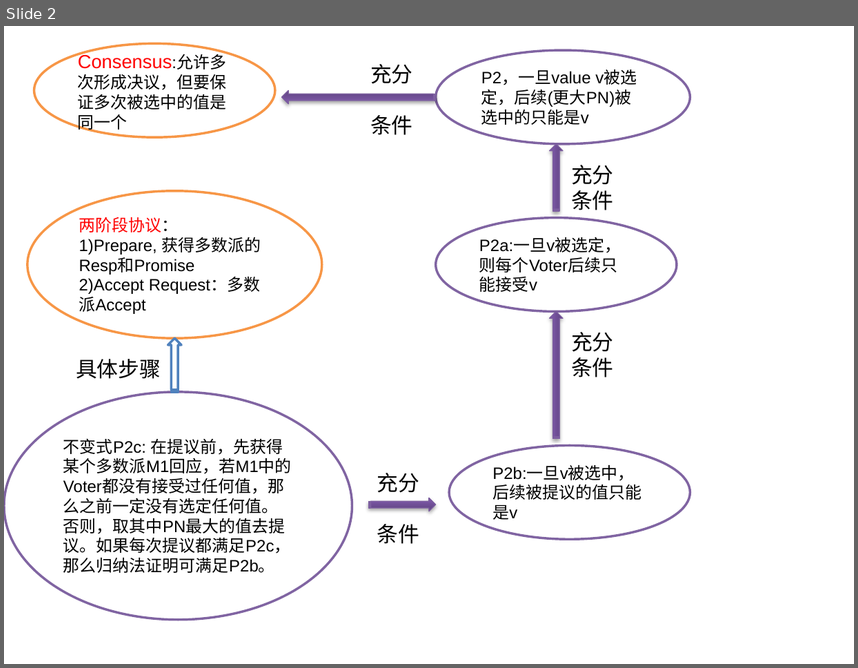
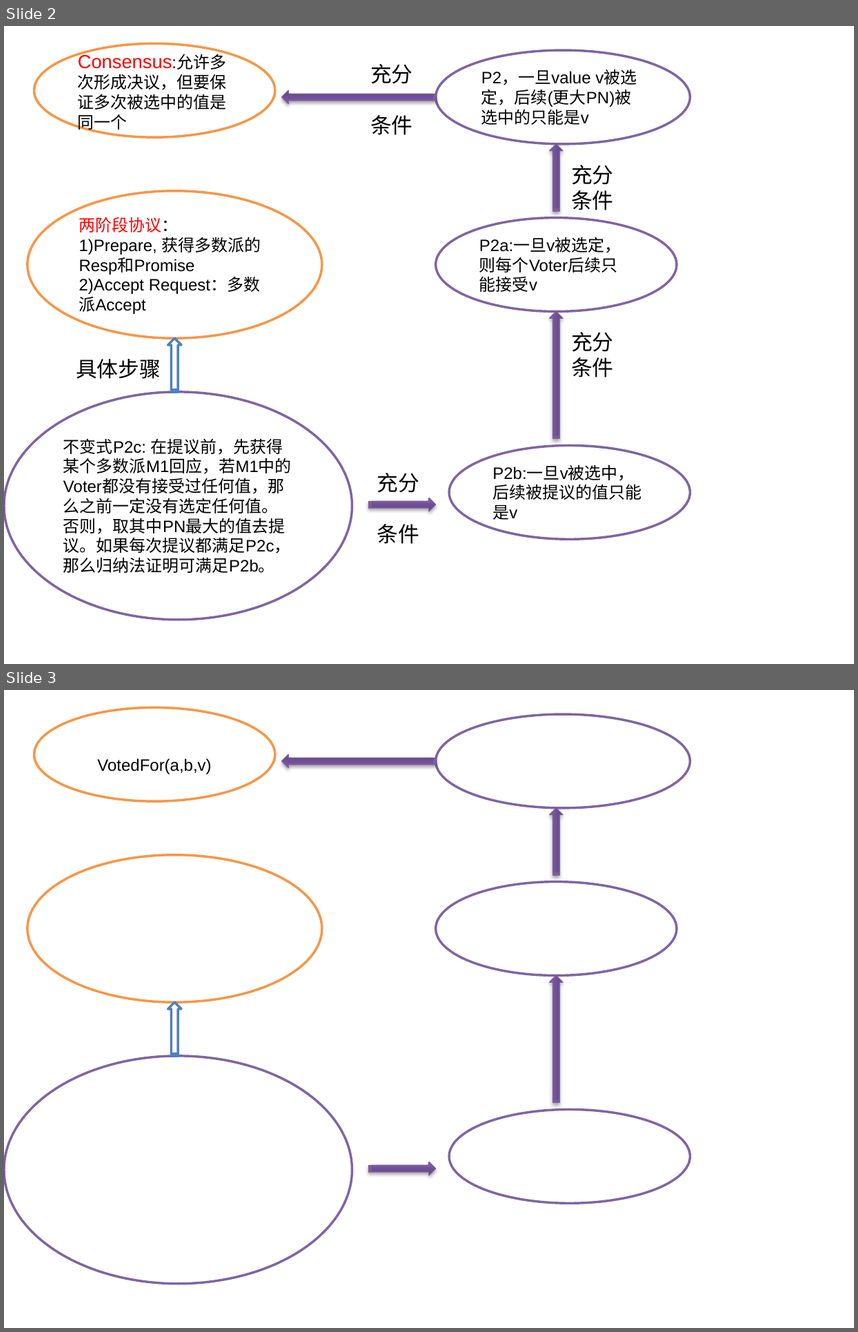
Before and after one commit to fishermandong/distributed_system, a slide deck: paxos/paxos.pptx. Shown one above the other, each under a label of ours: slide 2 before the commit, slides 2 and 3 after it. The pictures are 858x668 and 858x1332 pixels, drawn with LibreOffice and Linux fonts; fonts in the diff are those of the drawing. Boxes give left, top, right and bottom in pixels: in the first picture for what was removed or moved away, otherwise in the second. Text is boxed around its words. In the diff, an @@ line names an element or a change of style, - is before the commit and + after.

```diff
--- a/paxos/paxos.pptx
+++ b/paxos/paxos.pptx
@@ slide 3 added at (4, 690, 854, 1328), background #FFFFFF @@
@@ ellipse added at (34, 708, 274, 801), fill #FFFFFF, outline #F79646 2 pt, 14 pt, text #000000 @@
+VotedFor(a,b,v)
@@ ellipse added at (436, 715, 690, 808), fill #FFFFFF, outline #8064A2 2 pt @@
@@ striped right arrow added at (282, 755, 436, 768), fill gradient #5F4480 to #7B58A6 to #7C57A8, outline #7D60A0 0.75 pt @@
@@ striped right arrow added at (549, 808, 563, 875), fill gradient #5F4480 to #7B58A6 to #7C57A8, outline #7D60A0 0.75 pt @@
@@ ellipse added at (27, 855, 322, 1002), fill #FFFFFF, outline #F79646 2 pt @@
@@ ellipse added at (436, 881, 677, 975), fill #FFFFFF, outline #8064A2 2 pt @@
@@ striped right arrow added at (550, 976, 564, 1103), fill gradient #5F4480 to #7B58A6 to #7C57A8, outline #7D60A0 0.75 pt @@
@@ striped right arrow added at (168, 1003, 181, 1056), fill #FFFFFF, outline #4F81BD 2 pt @@
@@ ellipse added at (4, 1056, 352, 1283), fill #FFFFFF, outline #8064A2 2 pt @@
@@ ellipse added at (450, 1109, 690, 1203), fill #FFFFFF, outline #8064A2 2 pt @@
@@ striped right arrow added at (369, 1162, 436, 1175), fill gradient #5F4480 to #7B58A6 to #7C57A8, outline #7D60A0 0.75 pt @@
```
Also in this commit, not shown: 1 other slide added, 4 other files.
